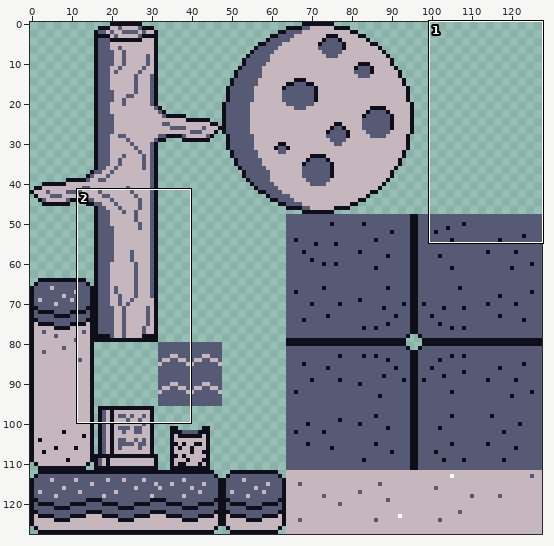
One commit to this sprite sheet: assets/SpookyTileMap.png. Above, an overview of the earlier version with the close-up marked.
Close-up. Before the commit:
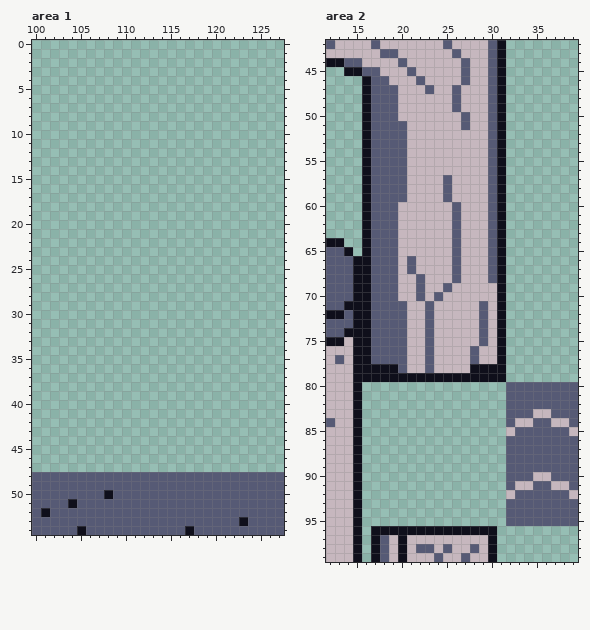
The file is 128x128 pixels. Shown: area 1: x 100..127, y 0..54; area 2: x 12..39, y 42..99.
The result:
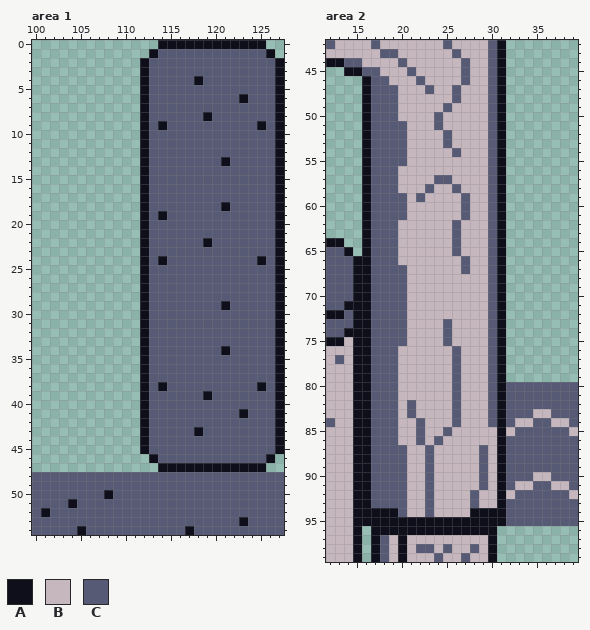
Palette (. is transparent): A #0f0f1b  B #c6b7be  C #565a75
What changed:
Area 1:
y 0: x 114..125 ............ -> AAAAAAAAAAAA
y 1: x 113..126 .............. -> ACCCCCCCCCCCCA
y 2..3: x 112..127 ................ -> ACCCCCCCCCCCCCCA
y 4: x 112..127 ................ -> ACCCCCACCCCCCCCA
y 5: x 112..127 ................ -> ACCCCCCCCCCCCCCA
y 6: x 112..127 ................ -> ACCCCCCCCCCACCCA
y 7: x 112..127 ................ -> ACCCCCCCCCCCCCCA
y 8: x 112..127 ................ -> ACCCCCCACCCCCCCA
y 9: x 112..127 ................ -> ACACCCCCCCCCCACA
y 10..12: x 112..127 ................ -> ACCCCCCCCCCCCCCA
y 13: x 112..127 ................ -> ACCCCCCCCACCCCCA
y 14..17: x 112..127 ................ -> ACCCCCCCCCCCCCCA
y 18: x 112..127 ................ -> ACCCCCCCCACCCCCA
y 19: x 112..127 ................ -> ACACCCCCCCCCCCCA
y 20..21: x 112..127 ................ -> ACCCCCCCCCCCCCCA
y 22: x 112..127 ................ -> ACCCCCCACCCCCCCA
y 23: x 112..127 ................ -> ACCCCCCCCCCCCCCA
y 24: x 112..127 ................ -> ACACCCCCCCCCCACA
y 25..28: x 112..127 ................ -> ACCCCCCCCCCCCCCA
y 29: x 112..127 ................ -> ACCCCCCCCACCCCCA
y 30..33: x 112..127 ................ -> ACCCCCCCCCCCCCCA
y 34: x 112..127 ................ -> ACCCCCCCCACCCCCA
y 35..37: x 112..127 ................ -> ACCCCCCCCCCCCCCA
y 38: x 112..127 ................ -> ACACCCCCCCCCCACA
y 39: x 112..127 ................ -> ACCCCCCACCCCCCCA
y 40: x 112..127 ................ -> ACCCCCCCCCCCCCCA
y 41: x 112..127 ................ -> ACCCCCCCCCCACCCA
y 42: x 112..127 ................ -> ACCCCCCCCCCCCCCA
y 43: x 112..127 ................ -> ACCCCCACCCCCCCCA
y 44..45: x 112..127 ................ -> ACCCCCCCCCCCCCCA
y 46: x 113..126 .............. -> ACCCCCCCCCCCCA
y 47: x 114..125 ............ -> AAAAAAAAAAAA
Area 2:
y 49: x 25..26 BC -> CB
y 50..51: x 24 B -> C; x 27 C -> B
y 52..53: x 25 B -> C
y 54: x 26 B -> C
y 56: x 20 C -> B
y 57: x 20 C -> B; x 24 B -> C
y 58: x 20 C -> B; x 23 B -> C; x 25..26 CB -> BC
y 59: x 22 B -> C; x 25 C -> B; x 27 B -> C
y 60..61: x 20 B -> C; x 26..27 CB -> BC
y 66: x 21 C -> B; x 26..27 CB -> BC
y 67: x 20..21 BC -> CB; x 26..27 CB -> BC
y 68: x 20 B -> C; x 22 C -> B; x 26 C -> B
y 69: x 20 B -> C; x 22 C -> B; x 25 C -> B; x 30 B -> C
y 70: x 20 B -> C; x 22 C -> B; x 24 C -> B; x 30 B -> C
y 71..72: x 23 C -> B; x 29..30 CB -> BC
y 73..75: x 23 C -> B; x 25 B -> C; x 29..30 CB -> BC
y 76..77: x 20 C -> B; x 23 C -> B; x 26 B -> C; x 28 C -> B; x 30 B -> C
y 78: x 17..20 AAAC -> CCCB; x 23 C -> B; x 26 B -> C; x 28..30 AAA -> BBC
y 79: x 17..30 AAAAAAAAAAAAAA -> CCCBBBBBBCBBBC
y 80..81: x 16..31 ................ -> ACCCBBBBBBCBBBCA
y 82..83: x 16..31 ................ -> ACCCBCBBBBCBBBCA
y 84: x 16..31 ................ -> ACCCBBCBBBCBBBCA
y 85: x 16..31 ................ -> ACCCBBCBBCBBBBBA
y 86: x 16..31 ................ -> ACCCBBCBCBBBBBBA
y 87..91: x 16..31 ................ -> ACCCCBBCBBBBBCBA
y 92..93: x 16..31 ................ -> ACCCCBBCBBBBCBBA
y 94: x 16..31 ................ -> AAAACBBCBBBBAAAA
y 95: x 16..31 ................ -> AAAAAAAAAAAAAAAA
Changed places in both close-ups, as pixel boxes (x1, y1, x2, y2):
added: (140, 40, 284, 472)
changed: (398, 103, 470, 220)
changed: (362, 256, 506, 526)
